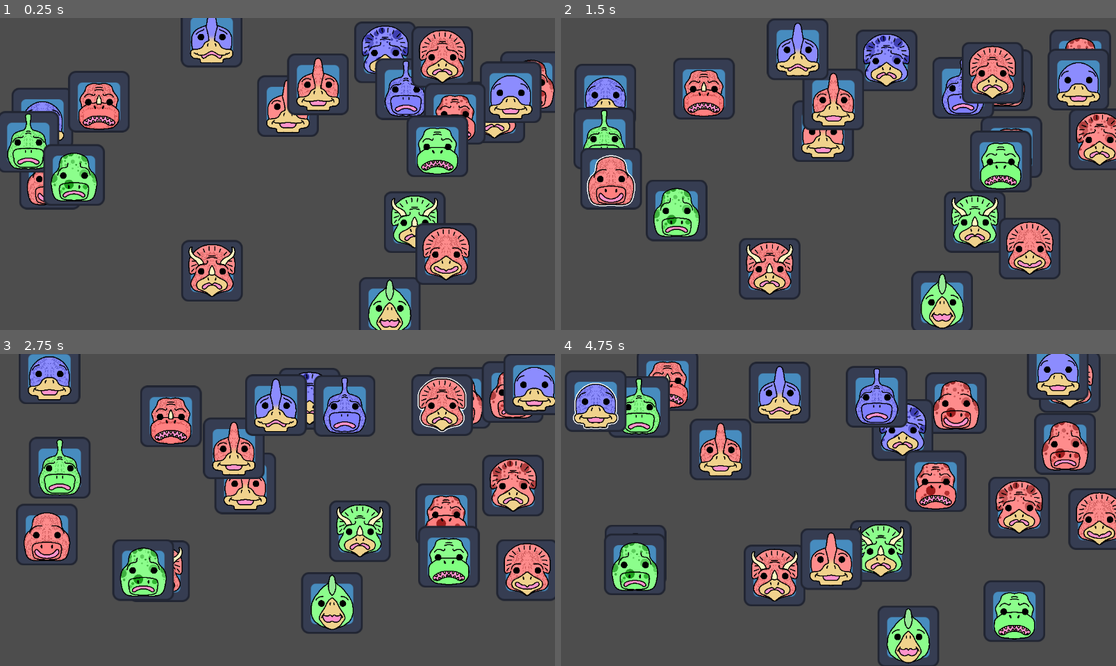
Above: before the commit, frames 1-4 (two rows, left to right).
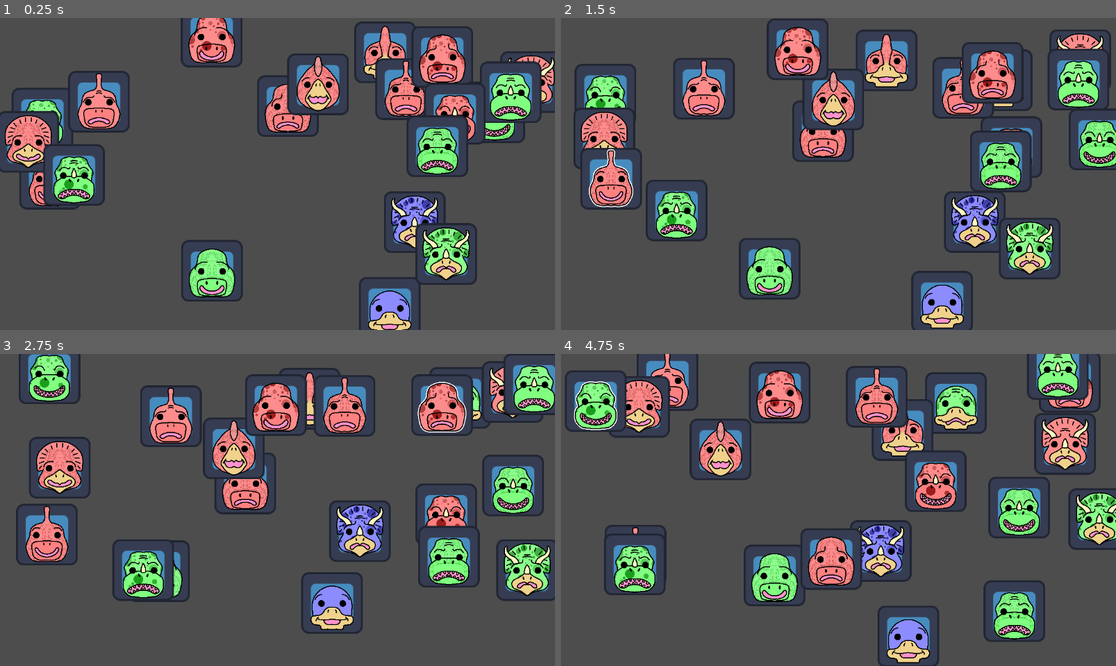
Above: after the commit, the same moments.

Repository: ValetNoir/ggj_2026
Game: Godot game, scene res://scenes/character_spawner.tscn
Two runs of this game, one before a commit and one after it. Both use one fixed random seed, a clock stepped at 60 frames per second and the inputs below. The project has no main scene, so this scene is started directly. The engine's default icon, where the game draws it, is replaced by a stand-in: a white triangle on a blue panel in a dark square.
Inputs (mouse positions are in pixels of both pictures, inside the frame that each line leads up to):
- Up to frame 1 (0.25 s): no input
- Up to frame 2 (1.5 s): move the mouse to (949, 308) at 0.52 s; click (949, 308) at 0.67 s; move the mouse to (610, 177) at 1.27 s; click (610, 177) at 1.42 s
- Up to frame 3 (2.75 s): move the mouse to (460, 400) at 2.02 s; click (460, 400) at 2.17 s
- Up to frame 4 (4.75 s): move the mouse to (871, 397) at 2.77 s; click (871, 397) at 2.92 s; move the mouse to (899, 403) at 3.52 s; click (899, 403) at 3.67 s; move the mouse to (594, 400) at 4.27 s; click (594, 400) at 4.42 s

The runs differ from the first frame. In frame 1, 12% of the frame differs, in the area x 0-100%, y 0-100%; in frame 2, 14%; in frame 3, 13%; in frame 4, 15%, in the area x 2-100%, y 0-100%.
Error before the commit: Out of bounds get index '3' (on base: 'Dictionary[int, CompressedTexture2D]') (res://scripts/description.gd:64)

Commit message:
FIX out of bound off-by-one

Diff:
--- a/scenes/test scenes/test_increment.gd
+++ b/scenes/test scenes/test_increment.gd
@@ -3,14 +3,17 @@
 
 # Called when the node enters the scene tree for the first time.
 func _ready() -> void:
-	DescriptionMaker.generate_descriptions(100, 1)
+	DescriptionMaker.generate_descriptions(170, 1)
 
-	var similarities: int = 1
+	var similarities: int = 3
 
 	print(DescriptionMaker.parameters_list)
 	print("Possible combinations: ", DescriptionMaker.descriptions_list.size())
 	print("target: ", DescriptionMaker.target_parameters)
 
+	#for desc in DescriptionMaker.descriptions_list:
+		#print(DescriptionMaker._get_string_from_description(desc))
+
 # Called every frame. 'delta' is the elapsed time since the previous frame.
 func _process(delta: float) -> void:
 	pass
--- a/scripts/character_spawner.gd
+++ b/scripts/character_spawner.gd
@@ -10,6 +10,12 @@
 func _ready() -> void:
 	_spawn_rect = get_viewport_rect().grow(-1.0 * _spawn_margin)
 	DescriptionMaker.generate_descriptions(number_to_generate, max_similarity)
+
+	var re_array: Array[Array] = []
+	for desc in DescriptionMaker.descriptions_list:
+		re_array.append(DescriptionMaker._make_array_from_description(desc))
+	print(re_array)
+
 	spawn(DescriptionMaker.target_description)
 	for desc in DescriptionMaker.descriptions_list:
 		spawn(desc)
--- a/scripts/description_maker.gd
+++ b/scripts/description_maker.gd
@@ -34,6 +34,20 @@
 	description.pattern = parameters[Parameters.PATTERN]
 	description.color = parameters[Parameters.COLOR]
 	return description
+
+static func _get_string_from_description(desc: Description) -> String:
+	var result = "[%d, %d, %d ,%d]" % [desc.species, desc.emotion, desc.pattern, desc.color]
+
+	return result
+
+static func _make_array_from_description(description: Description) -> Array[int]:
+	var result: Array[int] = []
+	result.resize(Parameters.size())
+	result[Parameters.SPECIES] = description.species
+	result[Parameters.EMOTION] = description.emotion
+	result[Parameters.PATTERN] = description.pattern
+	result[Parameters.COLOR] = description.color
+	return result
 
 static func _generate_all_possible_parameters() -> void:
 	parameters_list.clear()
@@ -73,5 +87,5 @@
 static func _make_random_parameters() -> Array[int]:
 	var parameters: Array[int] = []
 	for param in Parameters.size():
-		parameters.push_back(randi_range(0, PARAM_ENUM_SIZE[param]))
+		parameters.push_back(randi_range(0, PARAM_ENUM_SIZE[param] - 1))
 	return parameters
Not shown: 1 places in scenes/character_spawner.tscn that only renumber resources
